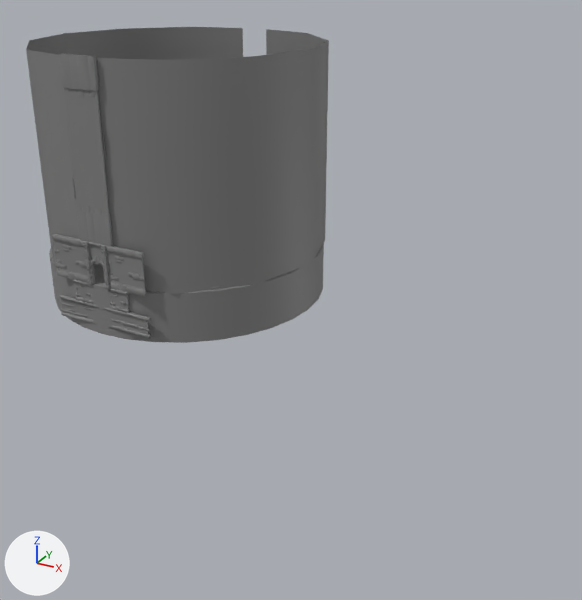
An edit to the FBX model src/Client/Resources/FBX/Golem Room.FBX, drawn before and after from the same camera.
Camera for both pictures: a 50 mm camera at (219.2, 247.3, 53.0) aimed at (137.9, 395.1, -20.9). Arrows for +X, +Y and +Z are at lower left; the lights stay in place. Where no turn or scale is listed for an object, it has been applied to the vertices.

In view in the first picture: 'SM_Boss_Room_Floor2', 'SM_Env_Wall_Alcove_Round_01_Texture', 'SM_Env_Wall_Alcove_Round_01_Texture2', 'SM_Gateway35', 'SM_Pillar14', 'SM_Pillar15', 'SM_Pillar16', 'SM_Pillar8', 'SM_Wall228', 'SM_Wall230', 'SM_Wall232', 'SM_Wall233', 'SM_Wall262', 'SM_Wall_Short46'.
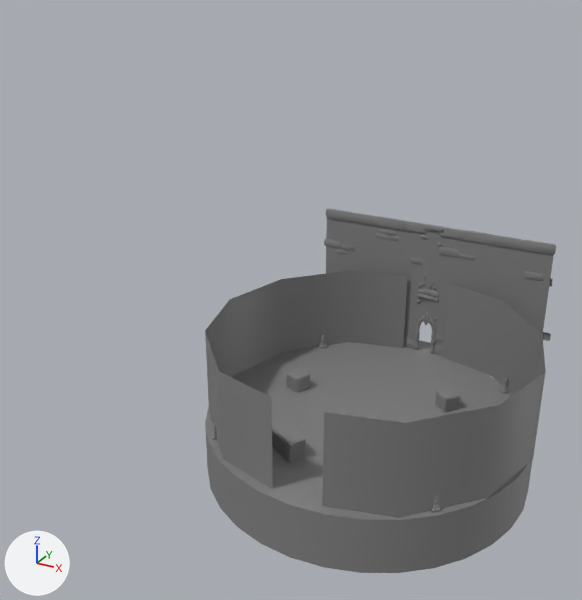
Edits to the bpy script that builds the scene:
```text
Add me_sm_env_tiles_texture_09:
    me_sm_env_tiles_texture_09.from_pydata([(0.0, -5.0, 0.0), (36.2, 0.0, 0.0), (0.0, 0.0, 0.0), (36.2, -5.0, 0.0)], [], [(0, 1, 2), (1, 0, 3)])
    me_sm_env_tiles_texture_09.materials.append(mat_mi_pillar)  # grey #808080
Change ob_sm_env_rock_square_simple_28:
    ob_sm_env_rock_square_simple_28.location: (92.8, 386.8, -14.2) -> (152.8, 365.8, -37.0)
Remove ob_sm_pillar8:
    ob_sm_pillar8 = bpy.data.objects.new('SM_Pillar8', me_sm_pillar)
Change ob_sm_boss_room_floor2:
    ob_sm_boss_room_floor2.location: (102.0, 406.2, -22.1) -> (162.0, 385.2, -44.9)
Change ob_sm_env_wall_alcove_round_01_texture:
    ob_sm_env_wall_alcove_round_01_texture.location: (121.4, 406.4, -16.1) -> (182.1, 385.8, -39.0)
    ob_sm_env_wall_alcove_round_01_texture.scale: (0.145, 0.13, 0.1) -> (0.14, 0.122, 0.04)
Change ob_sm_brazier_stand28:
    ob_sm_brazier_stand28.location: (79.2, 430.4, -16.2) -> (139.2, 409.4, -39.0)
Remove ob_sm_wall233:
    ob_sm_wall233 = bpy.data.objects.new('SM_Wall233', me_sm_wall)
Change ob_sm_brazier_stand20:
    ob_sm_brazier_stand20.location: (125.3, 383.2, -16.2) -> (185.3, 362.2, -39.0)
Change ob_sm_env_rock_square_simple_26:
    ob_sm_env_rock_square_simple_26.location: (115.8, 417.9, -14.6) -> (175.8, 396.9, -37.4)
Remove ob_sm_wall_short46:
    ob_sm_wall_short46 = bpy.data.objects.new('SM_Wall_Short46', me_sm_wall_short)
Remove ob_sm_pillar16:
    ob_sm_pillar16 = bpy.data.objects.new('SM_Pillar16', me_sm_pillar)
Change ob_sm_wall_tall425:
    ob_sm_wall_tall425.rotation_euler: (0.0, 0.0, -0.175) -> (0.0, 0.0, 0.0)  # degrees (0, 0, -10) -> degrees (0, 0, 0)
    ob_sm_wall_tall425.location: (107.1, 440.1, -16.1) -> (177.2, 419.4, -38.9)
    ob_sm_wall_tall425.scale: (0.01, 0.01, 0.01) -> (0.05, 0.01, 0.0325)
Remove ob_sm_wall230:
    ob_sm_wall230 = bpy.data.objects.new('SM_Wall230', me_sm_wall)
Change ob_sm_env_rock_square_simple_25:
    ob_sm_env_rock_square_simple_25.location: (83.3, 409.8, -14.6) -> (143.3, 388.8, -37.4)
Change ob_sm_brazier_stand27:
    ob_sm_brazier_stand27.location: (125.0, 430.4, -16.2) -> (185.0, 409.4, -39.0)
Remove ob_sm_wall228:
    ob_sm_wall228 = bpy.data.objects.new('SM_Wall228', me_sm_wall)
Remove ob_sm_pillar14:
    ob_sm_pillar14 = bpy.data.objects.new('SM_Pillar14', me_sm_pillar)
Remove ob_sm_pillar15:
    ob_sm_pillar15 = bpy.data.objects.new('SM_Pillar15', me_sm_pillar)
Change ob_sm_gateway37:
    ob_sm_gateway37.location: (102.2, 440.6, -16.1) -> (162.2, 419.4, -38.9)
    ob_sm_gateway37.scale: (0.01, 0.01, 0.01) -> (0.01, 0.01, 0.015)
Change ob_sm_env_wall_alcove_round_01_texture2:
    ob_sm_env_wall_alcove_round_01_texture2.location: (82.6, 406.4, -16.1) -> (142.2, 385.8, -39.0)
    ob_sm_env_wall_alcove_round_01_texture2.scale: (0.145, 0.13, 0.1) -> (0.14, 0.122, 0.04)
Remove ob_sm_wall262:
    ob_sm_wall262 = bpy.data.objects.new('SM_Wall262', me_sm_wall)
Change ob_sm_wall_tall423:
    ob_sm_wall_tall423.location: (97.3, 440.1, -16.1) -> (147.2, 419.4, -38.9)
    ob_sm_wall_tall423.rotation_euler: (0.0, 0.0, 0.175) -> (0.0, 0.0, 3.142)  # degrees (0, 0, 10) -> degrees (0, 0, 180)
    ob_sm_wall_tall423.scale: (0.01, 0.01, 0.01) -> (0.05, 0.01, 0.0325)
Change ob_sm_brazier_stand21:
    ob_sm_brazier_stand21.location: (78.4, 383.5, -16.2) -> (138.4, 362.5, -39.0)
Remove ob_sm_gateway35:
    ob_sm_gateway35 = bpy.data.objects.new('SM_Gateway35', me_sm_gateway)
Remove ob_sm_wall232:
    ob_sm_wall232 = bpy.data.objects.new('SM_Wall232', me_sm_wall)
Add ob_sm_floor_ceiling978:
    ob_sm_floor_ceiling978 = bpy.data.objects.new('SM_Floor_Ceiling978', me_sm_env_tiles_texture_09)
    ob_sm_floor_ceiling978.location = (143.9, 424.4, -38.9)
Add ob_sm_wall_tall426:
    ob_sm_wall_tall426 = bpy.data.objects.new('SM_Wall_Tall426', me_sm_wall_tall)
    ob_sm_wall_tall426.location = (162.2, 419.4, -23.9)
    ob_sm_wall_tall426.scale = (0.01, 0.01, 0.0175)
```

Pixel boxes [x1, y1, x2, y2] of what changed, in the pictures (582 x 600 px):
'SM_Env_Wall_Alcove_Round_01_Texture', moved, rescaled (11% shorter): before [96, 29, 329, 294]; after [322, 283, 546, 518]
'SM_Boss_Room_Floor2', moved: before [49, 243, 324, 343]; after [205, 343, 532, 573]
'SM_Env_Wall_Alcove_Round_01_Texture2', moved, rescaled (6% narrower, 8% shorter): before [26, 27, 243, 266]; after [205, 270, 408, 489]
'SM_Wall_Tall425', moved, rescaled, turned (not visible before): after [433, 227, 556, 356]
'SM_Wall_Short46', deleted: before [59, 54, 113, 247]
'SM_Wall_Tall423', moved, turned, rescaled (not visible before): after [324, 208, 426, 349]
'SM_Wall230', deleted: before [106, 246, 147, 297]
'SM_Wall_Tall426', added: after [418, 224, 444, 298]
'SM_Wall262', deleted: before [59, 295, 151, 338]
'SM_Wall228', deleted: before [52, 234, 88, 283]
'SM_Env_Rock_Square_Simple_28', moved (not visible before): after [272, 418, 306, 463]
'SM_Gateway37', moved, rescaled (not visible before): after [414, 294, 439, 354]
'SM_Env_Rock_Square_Simple_26', moved (not visible before): after [435, 387, 461, 412]
'SM_Env_Rock_Square_Simple_25', moved (not visible before): after [287, 368, 310, 393]
'SM_Gateway35', deleted: before [88, 242, 105, 284]
'SM_Wall233', deleted: before [108, 288, 130, 313]
'SM_Wall232', deleted: before [74, 280, 93, 304]
'SM_Brazier_stand20', moved: before [211, 286, 219, 290]; after [431, 495, 441, 513]
'SM_Pillar16', deleted: before [100, 245, 109, 268]
'SM_Pillar15', deleted: before [83, 241, 91, 264]
'SM_Floor_Ceiling978', added: after [418, 340, 431, 352]
'SM_Pillar8', deleted: before [103, 267, 110, 289]
'SM_Brazier_stand27', moved (not visible before): after [499, 378, 509, 394]
'SM_Pillar14', deleted: before [85, 263, 92, 285]
'SM_Brazier_stand28', moved (not visible before): after [319, 335, 327, 349]
'SM_Brazier_stand21', moved (not visible before): after [211, 423, 217, 440]
